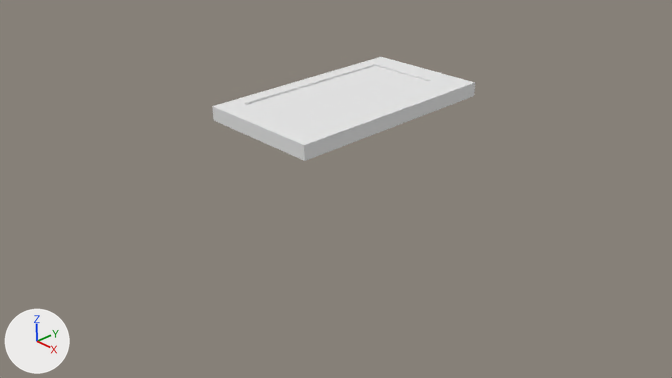
Before and after pictures for a commit that changed the Blender file HackerMan/Assets/Assets/Meshes/cassette_tape.blend.
Before and after are seen from the file's camera 'Camera'. Lighting does not change. The marker at lower left points along +X, +Y and +Z.

Script lines for the objects in view, before the commit:
```python
me_cube = bpy.data.meshes.new('Cube')
me_cube.from_pydata(...)  # 16 vertices, 14 faces; spans x -1.0..1.0, y -1.0..2.5, z -1.0..-0.78
me_cube.materials.append(mat_material)  # white #e7e7e7
ob_cube = bpy.data.objects.new('Cube', me_cube)
ob_cube.location = (0.0, 0.0, 2.52)
```
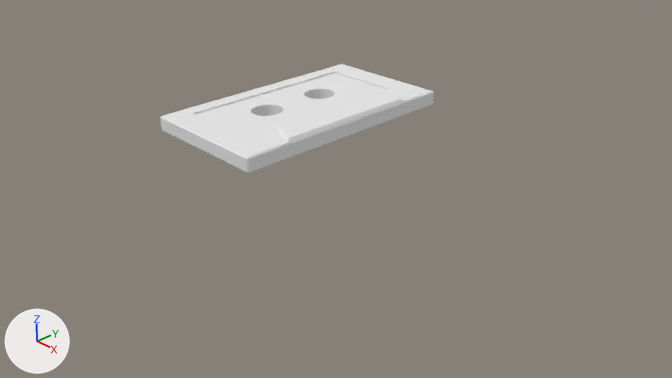
Changed parts and their boxes [x1, y1, x2, y2] in the pictures (672 x 378 px):
```json
{"object": "Cube", "change": "reshaped, moved", "before": [212, 57, 475, 161], "after": [160, 64, 434, 173]}
```

Scene script edits in JSON lines:
```json
{"block": "me_cube", "where": "# used by ob_cube; location = (0.0, 0.0, 2.52)"}
{"op": "remove", "block": "me_cube", "code": "me_cube.from_pydata(...)  # 16 vertices, 14 faces; spans x -1.0..1.0, y -1.0..2.5, z -1.0..-0.78"}
{"op": "add", "block": "me_cube", "code": "me_cube.from_pydata(...)  # 144 vertices, 100 faces; spans x -1.19..0.81, y -1.75..1.78, z -0.18..0.08"}
{"block": "me_cube", "change": "me_cube part 1: the whole mesh is rebuilt"}
{"op": "set", "path": "ob_cube.location", "old": "(0.0, 0.0, 2.52)", "new": "(0.0, 0.0, 1.71)"}
```
